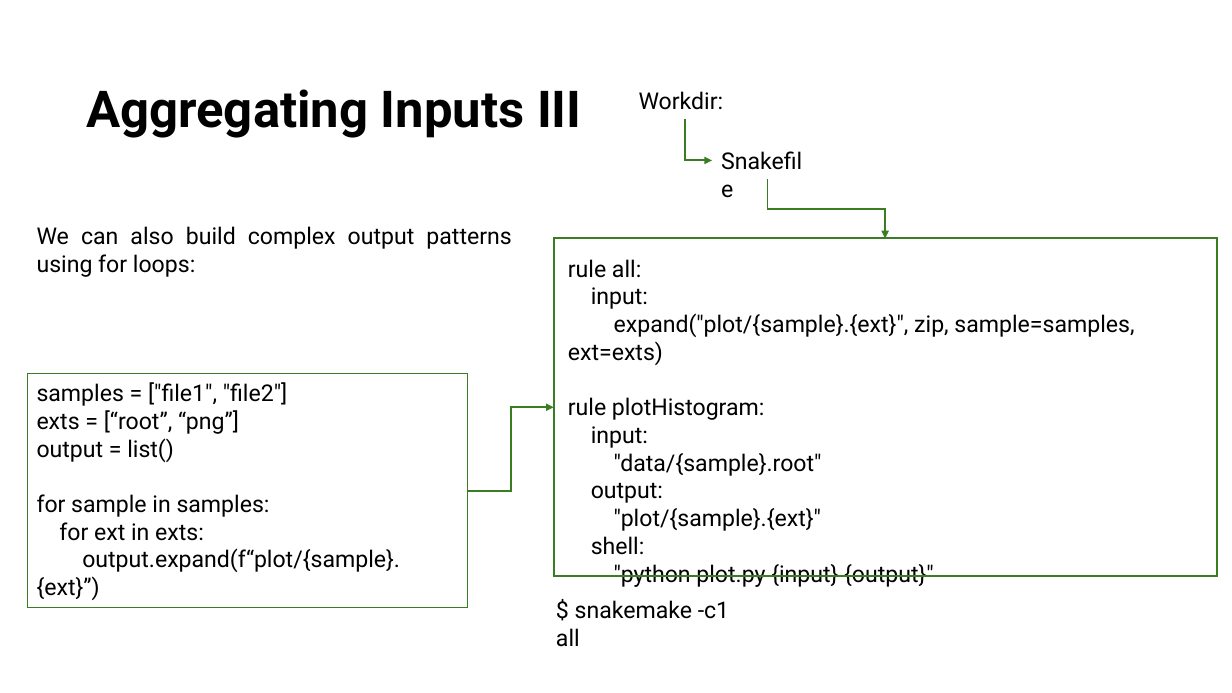
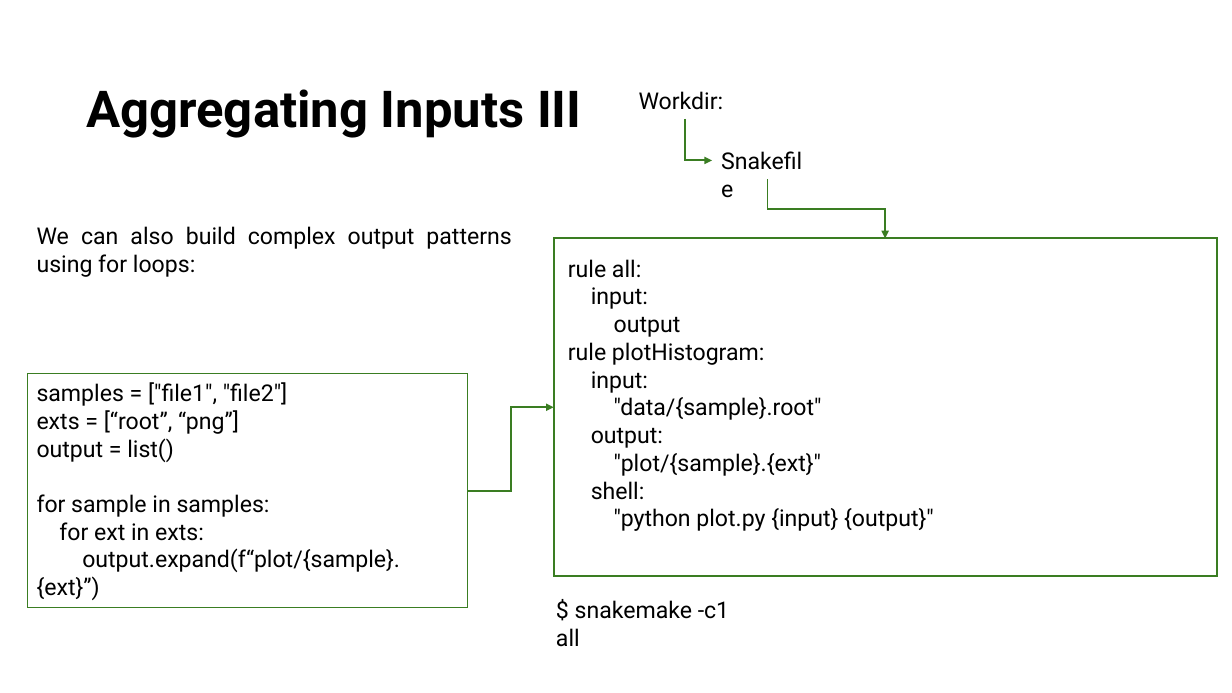
Before and after one commit to JuanBSLeite/snakemake-training-2025, a slide deck: slide 8 of Lectures/Snakemake-training-2025.pptx. Drawn at 1232x693 pixels with LibreOffice and Linux fonts; fonts in the diff are those of the drawing. Boxes give left, top, right and bottom in pixels: in the first picture for what was removed or moved away, otherwise in the second. Text is boxed around its words. In the diff, an @@ line names an element or a change of style, - is before the commit and + after.

```diff
--- a/Lectures/Snakemake-training-2025.pptx
+++ b/Lectures/Snakemake-training-2025.pptx
@@ text at <box>614,316,681,337</box>: text changed @@
-expand("plot/{sample}.{ext}", zip, sample=samples, ext=exts)
+output
```
Also in this commit, not shown: 2 other slides changed, 1 other file.
